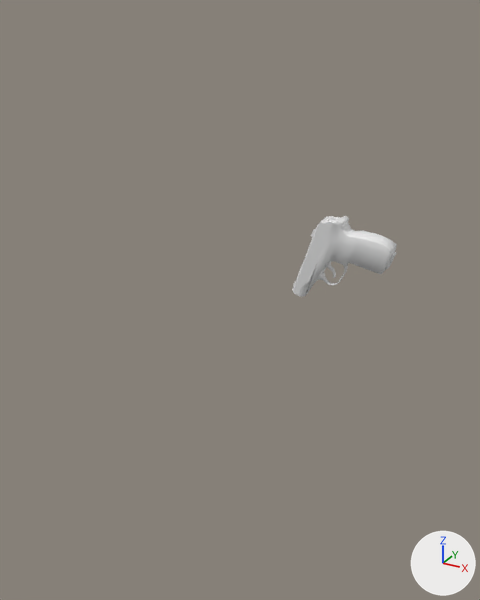
The Blender file Blender_Projects/Viewmodel_Makarov.blend: old version first, new version second.
Camera for both pictures: a camera (50 mm lens) standing at (0.255, -0.772, -0.076) and looking at (-0.125, -0.08, -0.422). Every picture has the same lights, and +X, +Y and +Z are marked at lower right.

The first picture shows 'Rest_of_the_gun_Sphere', 'Top_Slider_Sphere.001'.
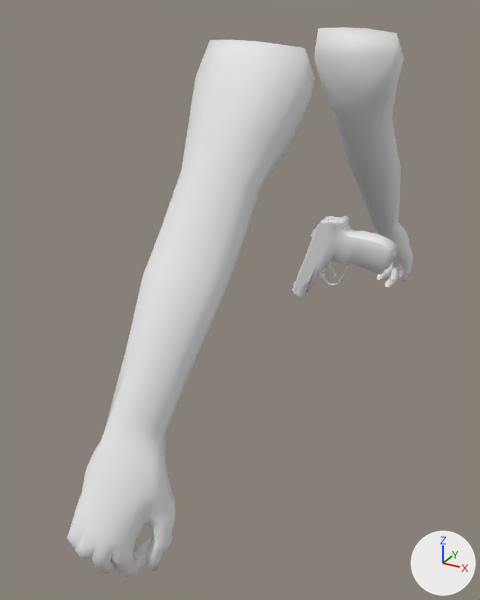
Location of each change, (x1, y1, x2, y2) in pixels of the pictures (480 x 600 px):
'Liquidator Head.004', shown: after (67, 27, 413, 577)

The change, as a list of edits to the scene's bpy script:
```text
Change ob_liquidator_head_004:
    remove ob_liquidator_head_004.hide_set(True)
```
